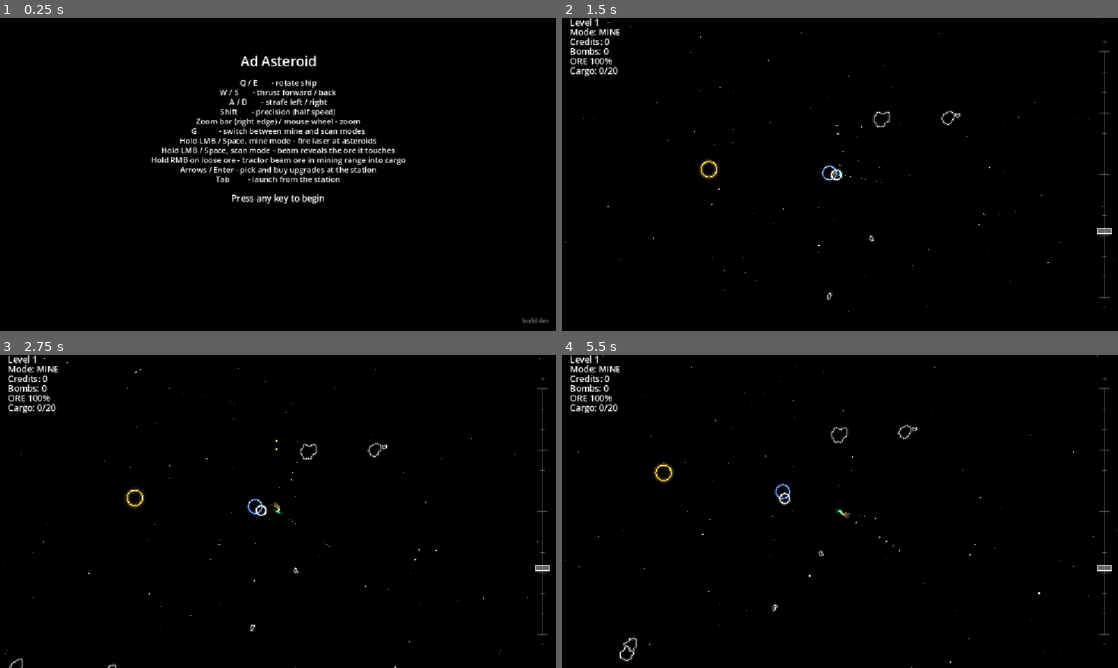
Above: before the commit, frames 1-4 (two rows, left to right).
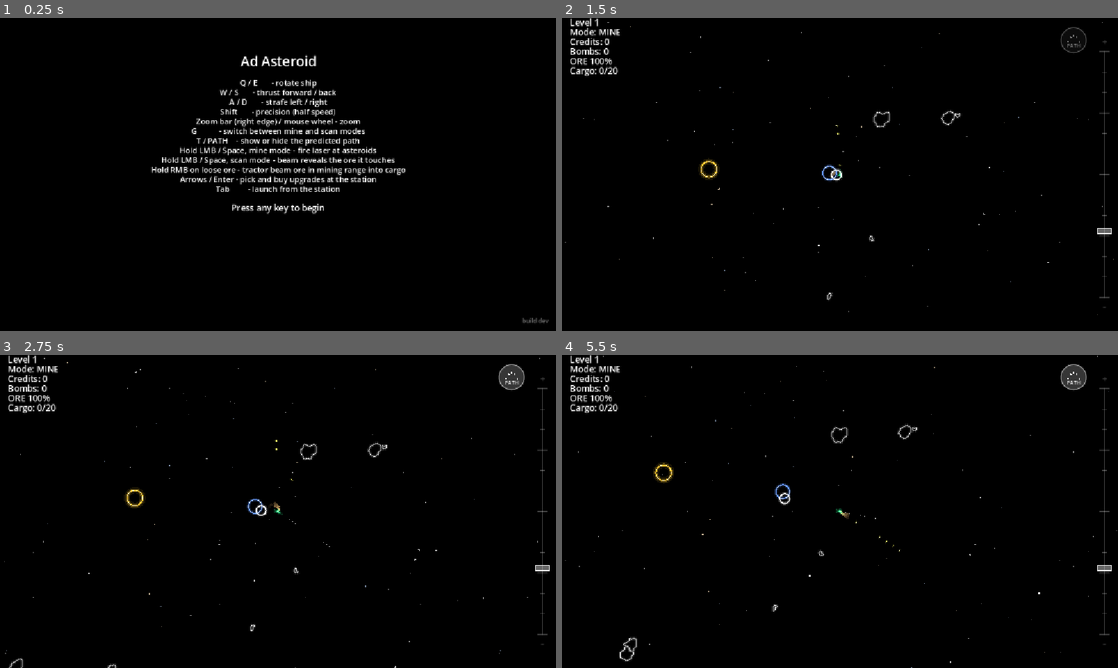
Above: after the commit, the same moments.

Repository: smdriggers/ad_asteroid_godot
Game: Godot game, scene res://main.tscn
Same seed, same stepped clock (60 frames per second), same inputs: the game is played once before the commit and once after it.
Inputs (mouse positions are in pixels of both pictures, inside the frame that each line leads up to):
- Up to frame 1 (0.25 s): no input
- Up to frame 2 (1.5 s): tap Enter at 0.5 s; move the mouse to (962, 158) at 0.52 s; hold D 0.53-1.25 s; tap T at 0.6 s; click (962, 158) at 0.67 s; tap Space at 0.77 s; drag from (728, 190) to (812, 237) at 1.27 s
- Up to frame 3 (2.75 s): move the mouse to (333, 442) at 2.02 s; hold D from 2.03 s (still down); hold E from 2.03 s (still down); click (333, 442) at 2.17 s; tap T at 2.3 s
- Up to frame 4 (5.5 s): release D at 2.75 s; release E at 2.75 s; drag from (812, 574) to (673, 464) at 2.77 s; move the mouse to (1006, 558) at 3.52 s; hold A 3.53-4.25 s; hold Shift 3.53-4.25 s; click (1006, 558) at 3.67 s; tap Space at 3.77 s; tap T at 3.8, 5.3 s; drag from (673, 464) to (756, 433) at 4.27 s; move the mouse to (867, 511) at 5.02 s; hold S from 5.03 s (still down); hold Tab from 5.03 s (still down); click (867, 511) at 5.17 s

The runs differ from the first frame. In frame 1, 3.3% of the frame differs, in the area x 27-73%, y 38-63%; in frame 2, less than 0.1%; in frame 3, 0.3%; in frame 4, 0.3%.

Commit message:
Add a toggle for the trajectory preview
T or the new on-screen PATH button (top-right, left of the zoom bar)
shows or hides the predicted path and crash X. While hidden the path
isn't simulated at all. The button takes input before the other touch
controls and doesn't fire the laser when clicked.

Co-Authored-By: Claude Opus 5.5 <noreply@anthropic.com>

Diff:
--- a/main.gd
+++ b/main.gd
@@ -26,6 +26,12 @@
 var gravity_bodies: Array = []
 var fatal_bodies: Array = []
 var trajectory_result: Trajectory.Result = null
+var show_trajectory: bool = true  # toggled by T or the PATH button; off also skips the simulation
+
+func toggle_trajectory() -> void:
+	show_trajectory = not show_trajectory
+	if not show_trajectory:
+		trajectory_result = null
 var asteroid_views: Array = []  # Array of {"view": Node2D, "orbit": OrbitBody}
 
 var bolt_laser: BoltLaser = BoltLaser.new()
@@ -128,6 +134,13 @@
 	zoom_bar.set_anchors_preset(Control.PRESET_FULL_RECT)
 	zoom_bar.main = self
 	$Touch.add_child(zoom_bar)
+
+	# PATH toggle button: added last so it gets input before the rest.
+	var path_toggle := Control.new()
+	path_toggle.set_script(load("res://render/trajectory_toggle_view.gd"))
+	path_toggle.set_anchors_preset(Control.PRESET_FULL_RECT)
+	path_toggle.main = self
+	$Touch.add_child(path_toggle)
 	$StationShop.visible = false
 	$GameOver.visible = false
 	puff_rng.randomize()
@@ -223,6 +236,12 @@
 func _input(event: InputEvent) -> void:
 	if event is InputEventScreenTouch and event.pressed:
 		_handle_screen_tap(event.position)
+		return
+
+	# T toggles the trajectory preview in flight.
+	if event is InputEventKey and event.pressed and not event.echo and event.physical_keycode == KEY_T \
+			and not showing_instructions and not game_over and not docked:
+		toggle_trajectory()
 		return
 
 	# Desktop tractor beam: hold right mouse on loose ore (left click fires).
@@ -359,7 +378,8 @@
 	thrust_puffs.append_array(strafe_puffs.puffs)
 	puff_carry_strafe = strafe_puffs.carry
 
-	trajectory_result = Trajectory.simulate(ship.position, ship.velocity, world_time, gravity_bodies)
+	if show_trajectory:
+		trajectory_result = Trajectory.simulate(ship.position, ship.velocity, world_time, gravity_bodies)
 
 	# G toggles mine/scan mode — DESIGN.md §11.1. Edge-detected so holding
 	# it doesn't flip the mode every frame.
--- a/render/instructions_view.gd
+++ b/render/instructions_view.gd
@@ -10,6 +10,7 @@
 	"Shift       - precision (half speed)",
 	"Zoom bar (right edge) / mouse wheel - zoom",
 	"G           - switch between mine and scan modes",
+	"T / PATH    - show or hide the predicted path",
 	"Hold LMB / Space, mine mode - fire laser at asteroids",
 	"Hold LMB / Space, scan mode - beam reveals the ore it touches",
 	"Hold RMB on loose ore - tractor beam ore in mining range into cargo",
@@ -21,6 +22,7 @@
 	"Left stick  - point the ship; push further to thrust",
 	"            (small push = aim only, medium = half thrust)",
 	"Right edge  - slide the zoom bar to zoom in / out",
+	"PATH        - show or hide the predicted path",
 	"BLAST       - fire laser at asteroids",
 	"BOMB        - drop a bomb (buy them at the station)",
 	"SCAN        - hold to reveal the ore the beam touches",
--- /dev/null
+++ b/render/trajectory_toggle_view.gd
@@ -0,0 +1,66 @@
+extends Control
+# render/trajectory_toggle_view.gd — on-screen PATH button (top-right,
+# left of the zoom bar) that shows/hides the predicted trajectory. Tap or
+# left-click it; the T key does the same (main.gd). Shown in flight only.
+#
+# Sits in the Touch canvas layer after the zoom bar, so it gets input
+# first and swallows presses on it before the joystick, buttons, tractor
+# beam or laser see them.
+
+const OFFSET: Vector2 = Vector2(-92.0, 46.0)  # button center, from the top-right corner
+const RADIUS: float = 26.0
+const HIT_SLACK: float = 1.25
+
+var main: Node2D = null
+var mouse_held: bool = false
+
+func _ready() -> void:
+	mouse_filter = Control.MOUSE_FILTER_IGNORE
+
+func _in_flight() -> bool:
+	return main != null and not main.showing_instructions and not main.game_over and not main.docked
+
+func _process(_delta: float) -> void:
+	visible = _in_flight()
+	if visible:
+		queue_redraw()
+
+func _center() -> Vector2:
+	return Vector2(size.x + OFFSET.x, OFFSET.y)
+
+func _hit(pos: Vector2) -> bool:
+	return pos.distance_to(_center()) <= RADIUS * HIT_SLACK
+
+func _input(event: InputEvent) -> void:
+	if not _in_flight():
+		return
+	if event is InputEventScreenTouch and event.pressed and _hit(event.position):
+		main.toggle_trajectory()
+		get_viewport().set_input_as_handled()
+	elif event is InputEventMouseButton and event.button_index == MOUSE_BUTTON_LEFT:
+		if event.pressed and _hit(event.position):
+			mouse_held = true
+			PlayerInput.mouse_on_ui = true  # the click shouldn't also fire the laser
+			main.toggle_trajectory()
+			get_viewport().set_input_as_handled()
+		elif not event.pressed and mouse_held:
+			mouse_held = false
+			PlayerInput.mouse_on_ui = false
+			get_viewport().set_input_as_handled()
+
+func _draw() -> void:
+	var c: Vector2 = _center()
+	var on: bool = main.show_trajectory
+	var col: Color = Config.TRAJECTORY_DOT_COLOR
+	draw_circle(c, RADIUS, Color(col, 0.35 if on else 0.08))
+	draw_arc(c, RADIUS, 0.0, TAU, 40, Color(col, 0.9 if on else 0.45), 2.0, true)
+	# A little dotted curve as the icon.
+	for i in range(5):
+		var t: float = float(i) / 4.0
+		var p: Vector2 = c + Vector2(lerpf(-12.0, 12.0, t), -6.0 + 12.0 * (t - 0.5) * (t - 0.5) * 4.0 - 3.0)
+		draw_circle(p, 1.8, Color(1, 1, 1, 0.9 if on else 0.4))
+	var font: Font = ThemeDB.fallback_font
+	var fs: int = 11
+	var label: String = "PATH"
+	var tw: float = font.get_string_size(label, HORIZONTAL_ALIGNMENT_LEFT, -1, fs).x
+	draw_string(font, c + Vector2(-tw / 2.0, 15.0), label, HORIZONTAL_ALIGNMENT_LEFT, -1, fs, Color(1, 1, 1, 0.9 if on else 0.45))
